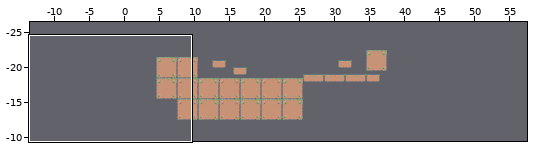
Tiled map, stored at Prototype/Assets/Tilemaps/test.tmx. Above, an overview of the earlier version with the close-up marked.
Close-up. Before the commit:
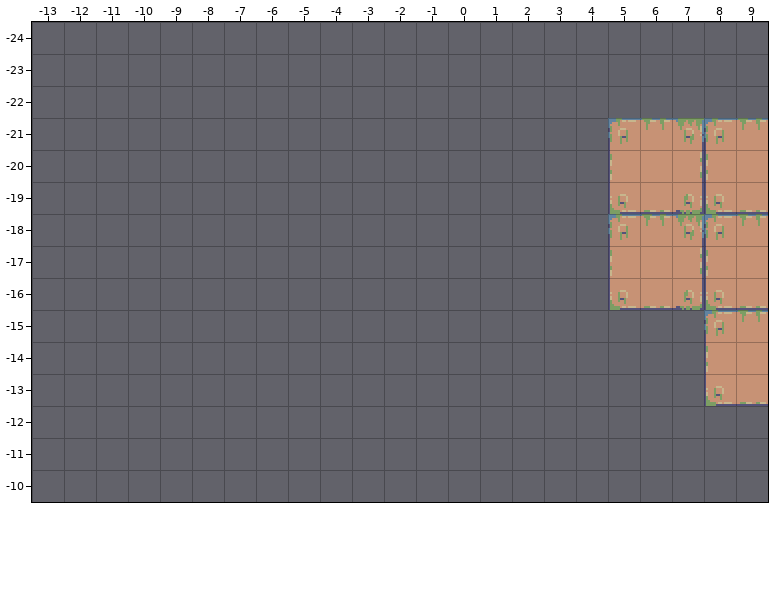
Cells are 16x16 px. Shown: x -13..9, y -24..-10. The commit also changed other parts of the map, which this record leaves out. Tiles whose own drawing changed are shown in their newer look in all pictures.
The result:
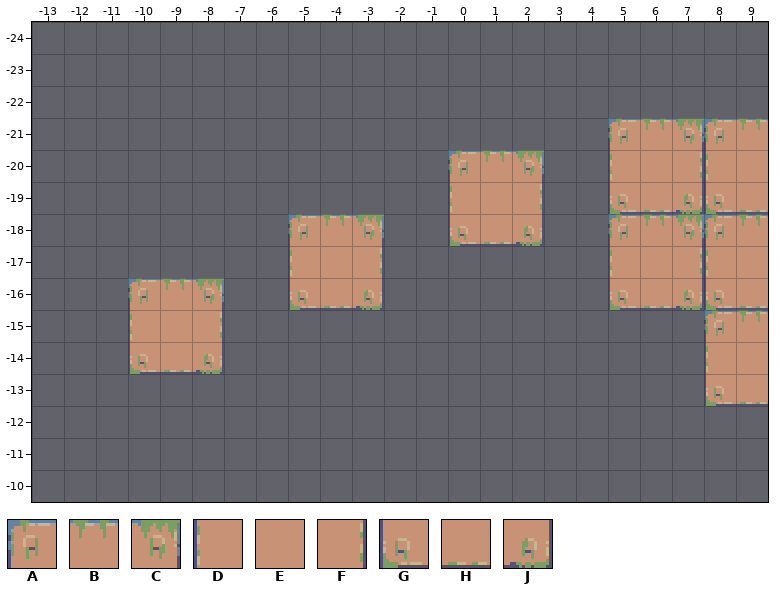
Key: from "prototypingTileset16x16": A 16, B 17, C 18, D 24, E 25, F 26, G 32, H 33, J 34.
_ is an empty cell.
From old to new:
Layer "Tile Layer 1":
y -20: x 0..2 ___ -> ABC
y -19: x 0..2 ___ -> DEF
y -18: x -5..-3 ___ -> ABC; x 0..2 ___ -> GHJ
y -17: x -5..-3 ___ -> DEF
y -16: x -10..-8 ___ -> ABC; x -5..-3 ___ -> GHJ
y -15: x -10..-8 ___ -> DEF
y -14: x -10..-8 ___ -> GHJ
